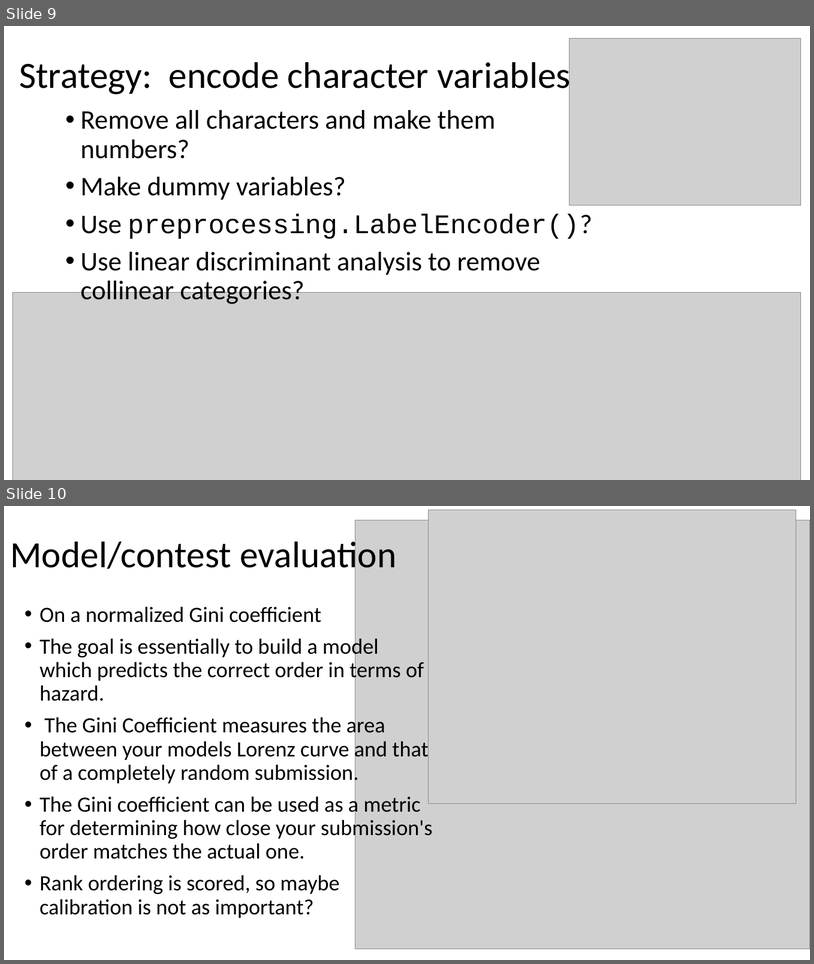
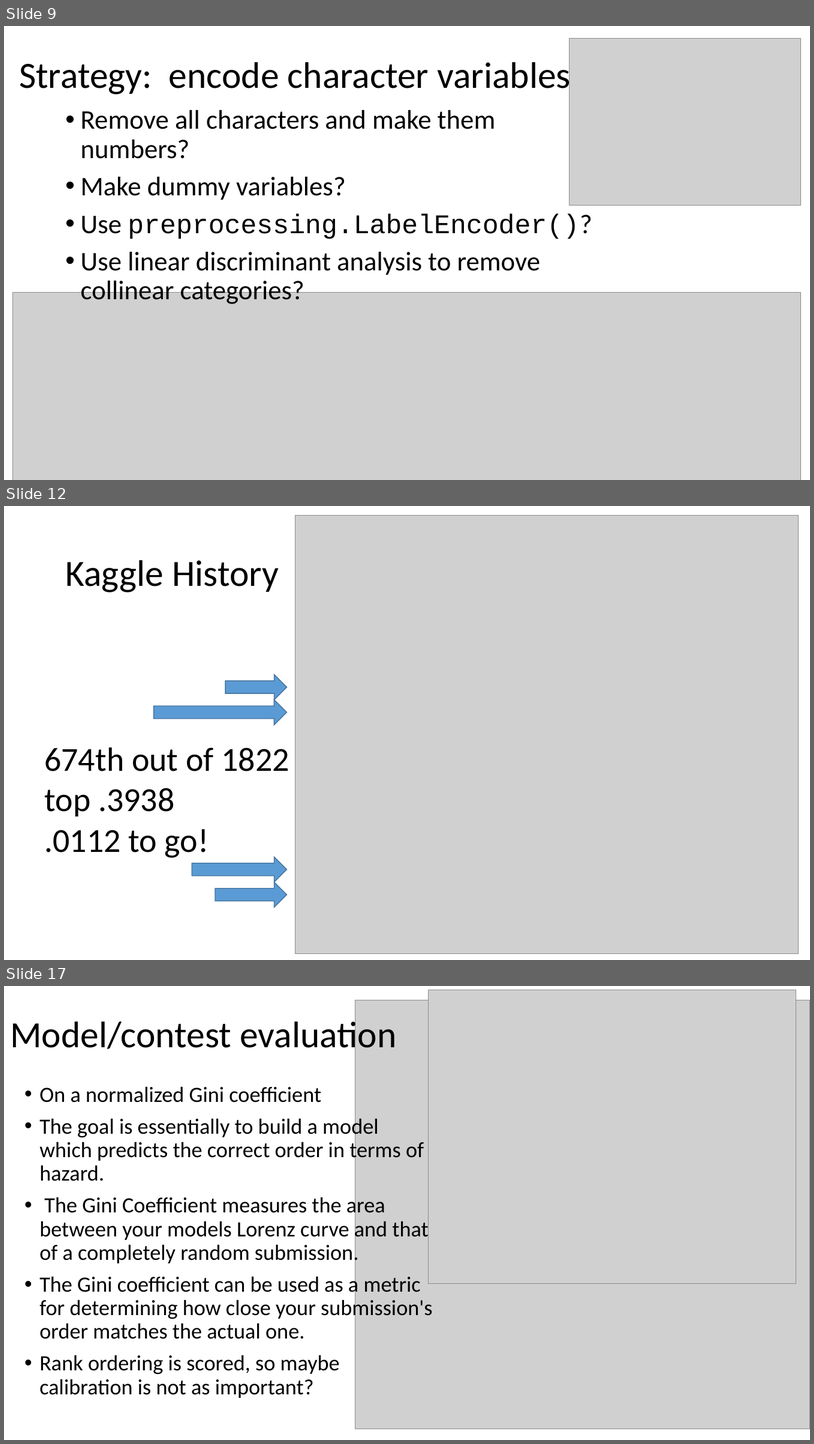
Before and after one commit to bchaplin1/hazard, a slide deck: slides/Hazard Prediction.pptx. Shown one above the other, each under a label of ours: slides 9 and 10 before the commit, slides 9, 12 and 17 after it; the slides between them are not shown. The pictures are 814x964 and 814x1444 pixels, drawn with LibreOffice and Linux fonts; fonts in the diff are those of the drawing; grey boxes stand for pictures. Boxes give left, top, right and bottom in pixels: in the first picture for what was removed or moved away, otherwise in the second. Text is boxed around its words. In the diff, an @@ line names an element or a change of style, - is before the commit and + after.

```diff
--- a/slides/Hazard Prediction.pptx
+++ b/slides/Hazard Prediction.pptx
@@ slide 12 added at (4, 506, 810, 960), background #FFFFFF @@
@@ picture added at (296, 515, 799, 954) @@
@@ title added at (65, 560, 279, 592), 44 pt, text #000000 @@
+Kaggle History
@@ right arrow added at (225, 674, 287, 700), fill #5B9BD5, outline #43739E 1 pt @@
@@ right arrow added at (154, 700, 287, 725), fill #5B9BD5, outline #43739E 1 pt @@
@@ text added at (44, 747, 289, 858), 40 pt, text #000000 @@
+674th out of 1822
+top .3938
+.0112 to go!
@@ right arrow added at (192, 857, 287, 882), fill #5B9BD5, outline #43739E 1 pt @@
@@ right arrow added at (215, 882, 287, 907), fill #5B9BD5, outline #43739E 1 pt @@
@@ what was slide 10 is now slide 17 @@
```
Also in this commit, not shown: 3 slides changed, 6 other slides added, 42 other files.
